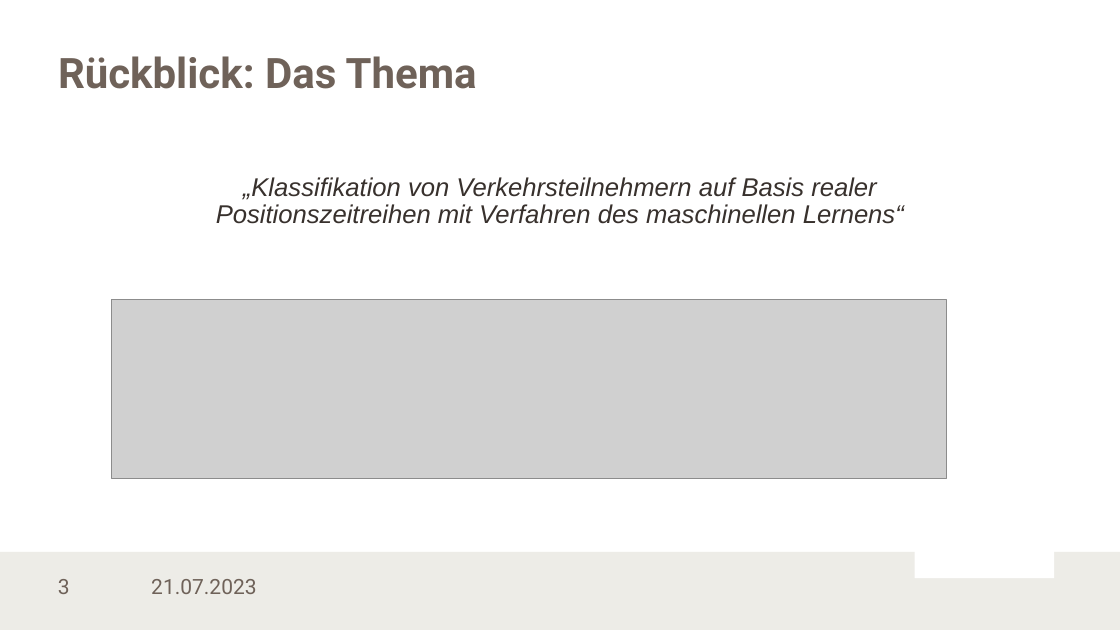
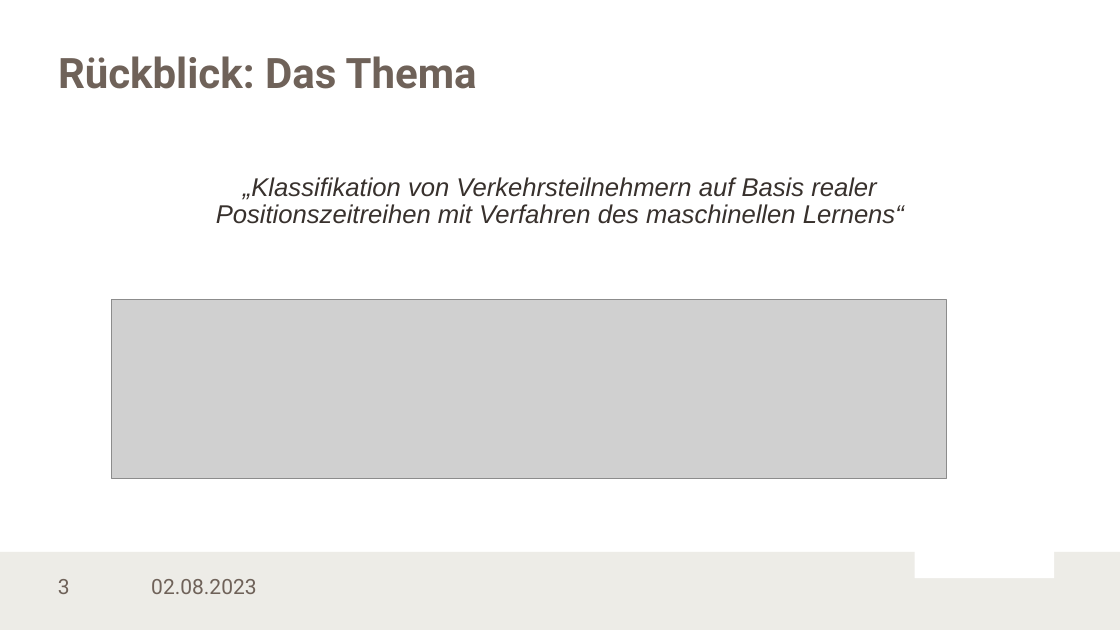
Before and after one commit to LennartKoepper/Bachelor-Thesis, a slide deck: slide 3 of Seminar/Bachelorseminar_02-07-2023.pptx. Drawn at 1120x630 pixels with LibreOffice and Linux fonts; fonts in the diff are those of the drawing; grey boxes stand for pictures; background and template pictures are left out. Boxes give left, top, right and bottom in pixels: in the first picture for what was removed or moved away, otherwise in the second. Text is boxed around its words. In the diff, an @@ line names an element or a change of style, - is before the commit and + after.

```diff
--- a/Seminar/Bachelorseminar_02-07-2023.pptx
+++ b/Seminar/Bachelorseminar_02-07-2023.pptx
@@ text at bbox=[151, 579, 256, 594]: text changed @@
-21.07.2023
+02.08.2023
```
Also in this commit, not shown: 20 other slides changed, 1 other file.
